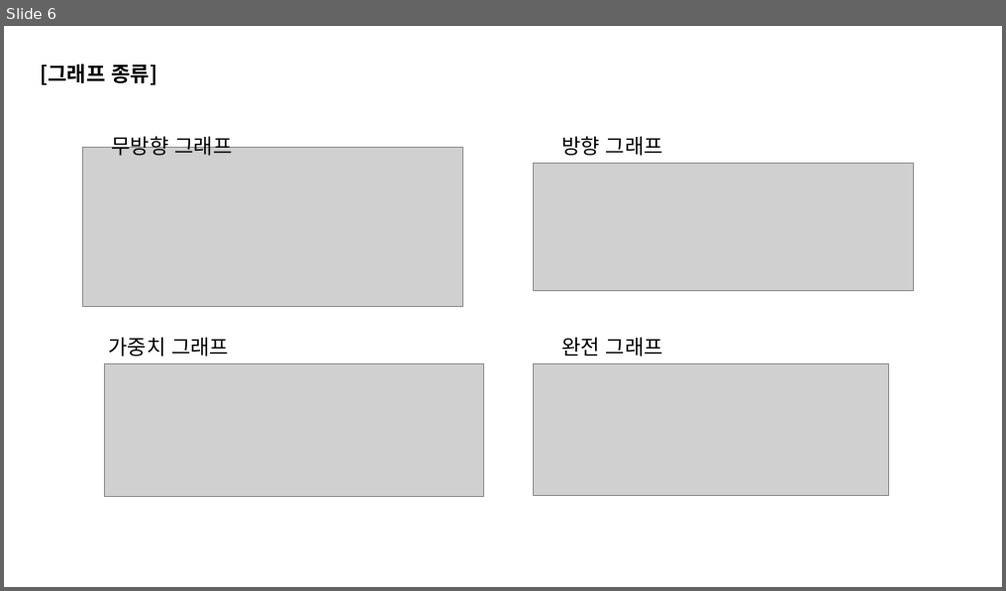
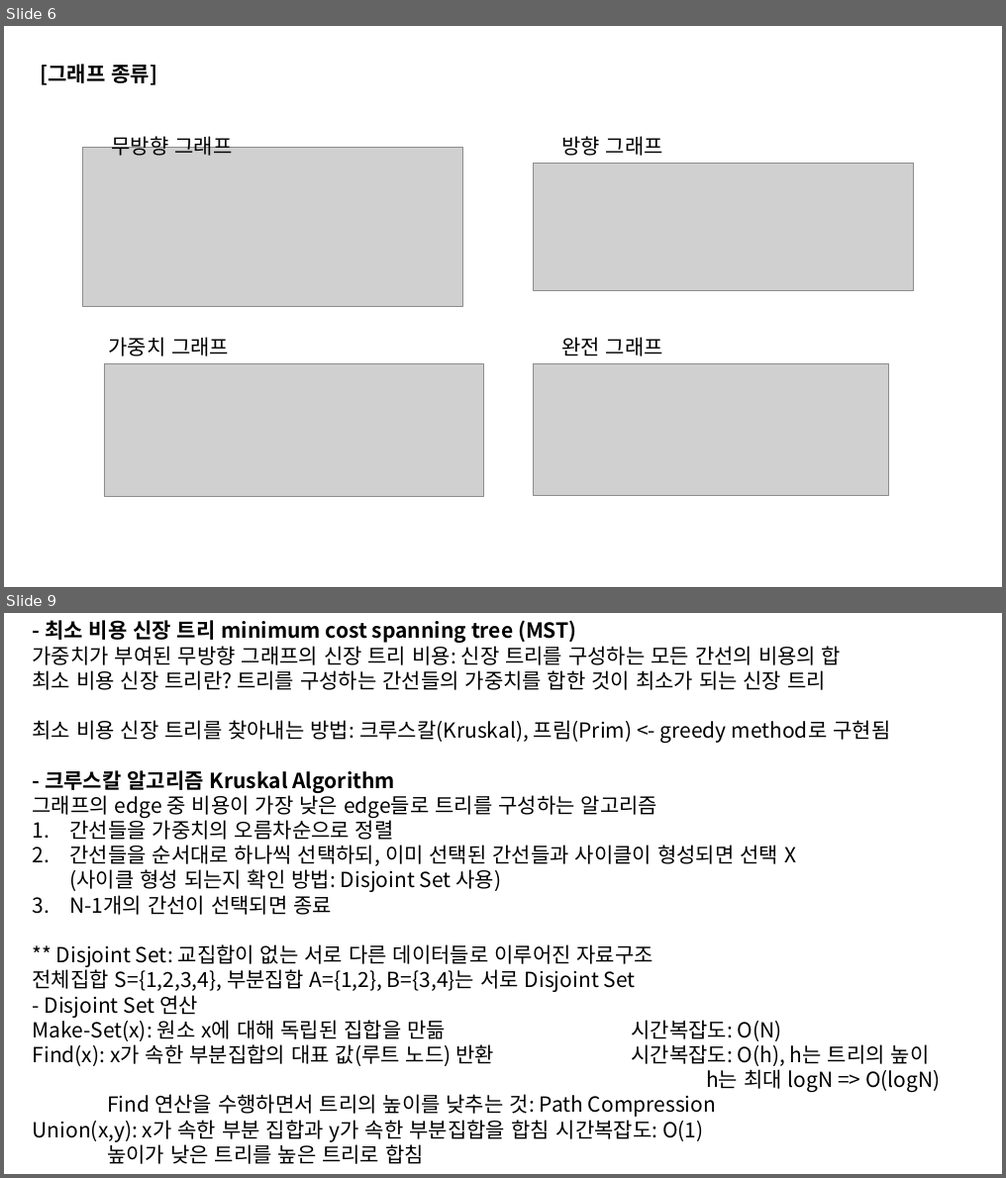
Before and after one commit to 2018007956/Coding-Test-Study, a slide deck: week5/graph&DFS,BFS.pptx. Shown one above the other, each under a label of ours: slide 6 before the commit, slides 6 and 9 after it; the slides between them are not shown. The pictures are 1006x591 and 1006x1178 pixels, drawn with LibreOffice and Linux fonts; fonts in the diff are those of the drawing; grey boxes stand for pictures. Boxes give left, top, right and bottom in pixels: in the first picture for what was removed or moved away, otherwise in the second. Text is boxed around its words. In the diff, an @@ line names an element or a change of style, - is before the commit and + after.

```diff
--- a/week5/graph&DFS,BFS.pptx
+++ b/week5/graph&DFS,BFS.pptx
@@ slide 9 added at (4, 613, 1002, 1174), background #FFFFFF @@
@@ text added at (33, 620, 941, 1164), 20 pt, text #000000 @@
+- 최소 비용 신장 트리 minimum cost spanning tree (MST)
+가중치가 부여된 무방향 그래프의 신장 트리 비용: 신장 트리를 구성하는 모든 간선의 비용의 합
+최소 비용 신장 트리란? 트리를 구성하는 간선들의 가중치를 합한 것이 최소가 되는 신장 트리
+최소 비용 신장 트리를 찾아내는 방법: 크루스칼(Kruskal), 프림(Prim) <- greedy method로 구현됨
+- 크루스칼 알고리즘 Kruskal Algorithm
+그래프의 edge 중 비용이 가장 낮은 edge들로 트리를 구성하는 알고리즘
+1. 간선들을 가중치의 오름차순으로 정렬
+2. 간선들을 순서대로 하나씩 선택하되, 이미 선택된 간선들과 사이클이 형성되면 선택 X
+  (사이클 형성 되는지 확인 방법: Disjoint Set 사용)
+3. N-1개의 간선이 선택되면 종료
+** Disjoint Set: 교집합이 없는 서로 다른 데이터들로 이루어진 자료구조
+전체집합 S={1,2,3,4}, 부분집합 A={1,2}, B={3,4}는 서로 Disjoint Set
+- Disjoint Set 연산
+Make-Set(x): 원소 x에 대해 독립된 집합을 만듦 시간복잡도: O(N)
+Find(x): x가 속한 부분집합의 대표 값(루트 노드) 반환 시간복잡도: O(h), h는 트리의 높이
+h는 최대 logN => O(logN)
+Find 연산을 수행하면서 트리의 높이를 낮추는 것: Path Compression
+Union(x,y): x가 속한 부분 집합과 y가 속한 부분집합을 합침 시간복잡도: O(1)
+높이가 낮은 트리를 높은 트리로 합침
```
Also in this commit, not shown: 4 slides changed, 5 other slides added, 5 other files.
